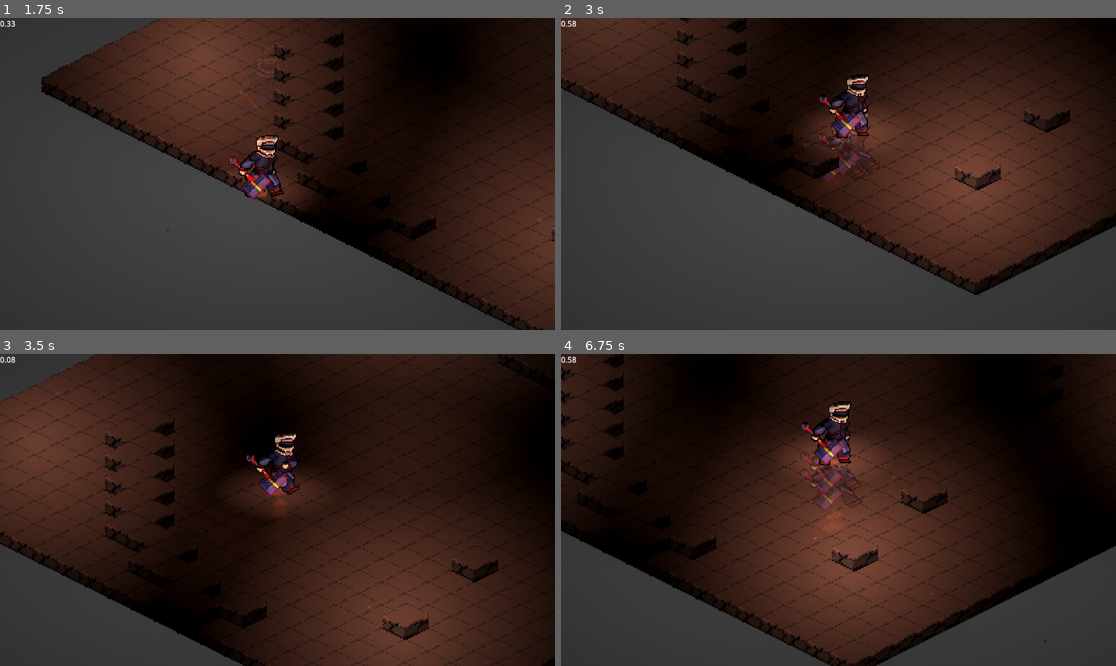
Above: before the commit, frames 1-4 (two rows, left to right).
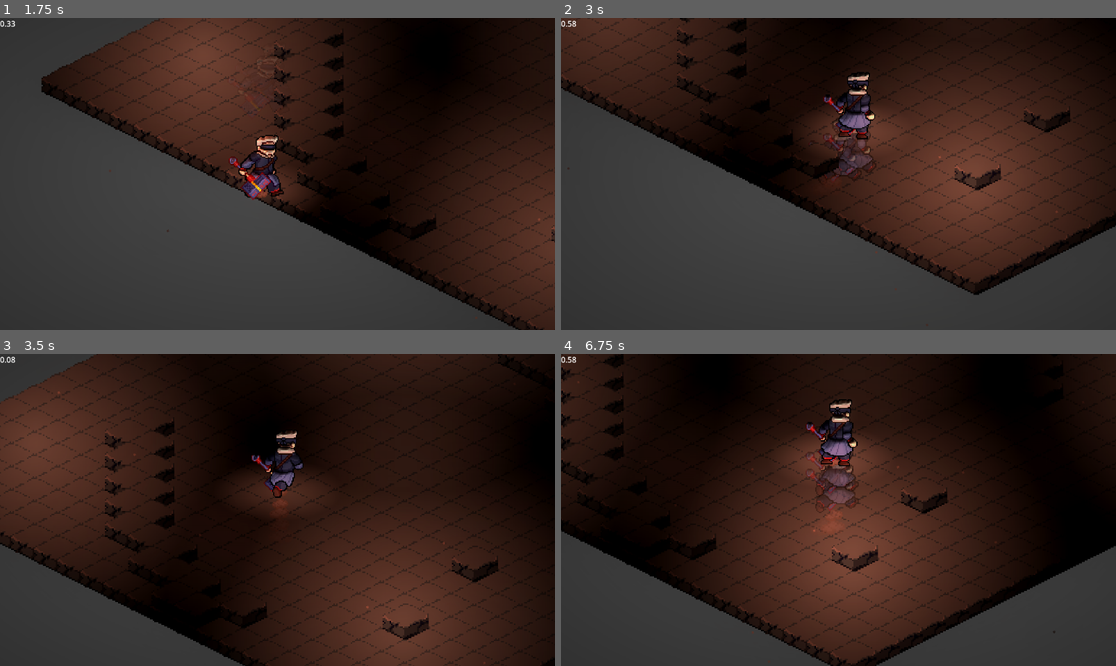
Above: after the commit, the same moments.

Repository: VoidPep/StampExorcists
Game: Godot game, scene res://scenes/tiles/tile_map.tscn
Two runs of this game, one before a commit and one after it. Both use one fixed random seed, a clock stepped at 60 frames per second and the inputs below. The engine's default icon, where the game draws it, is replaced by a stand-in: a white triangle on a blue panel in a dark square.
Inputs:
- Up to frame 1 (1.75 s): hold Right (ui_right) 0.53-1.28 s; tap Shift (dash) at 0.6, 1.35 s; tap Space at 0.77, 1.52 s; hold Down (ui_down) from 1.28 s (still down)
- Up to frame 2 (3 s): release Down (ui_down) at 2.03 s; hold Right (ui_right) 2.03-2.78 s; tap Shift (dash) at 2.1, 2.85 s; hold Up (ui_up) from 2.78 s (still down)
- Up to frame 3 (3.5 s): keep holding Up (ui_up); tap Space at 3.02 s
- Up to frame 4 (6.75 s): release Up (ui_up) at 3.53 s; hold Left (ui_left) 3.53-5.03 s; tap Shift (dash) every 0.75 s from 3.6 to 6.6 s; tap Space at 3.77, 4.52, 6.02 s; hold Down (ui_down) 5.03-5.78 s; hold Right (ui_right) 5.78-6.53 s; hold Up (ui_up) from 6.53 s (still down)

Frame 1 is identical in both runs. In frame 2, 1.4% of the frame differs, in the area x 43-90%, y 17-76%; in frame 3, 0.9%; in frame 4, 1.6%, in the area x 0-89%, y 8-93%.

Commit message:
Add new movement directions

Diff:
--- /dev/null
+++ b/art/player/resources/PlayerRunningUpLeft.tres
@@ -0,0 +1,8 @@
+[gd_resource type="CanvasTexture" format=3 uid="uid://dvc6a0w1bgrnn"]
+
+[ext_resource type="Texture2D" uid="uid://gjkfi4iq6qmp" path="res://art/player/sprite_sheet/PlayerRunningUpLeft.png" id="1_pvj6i"]
+[ext_resource type="Texture2D" uid="uid://ch0hawvilt6fn" path="res://art/player/normals/PlayerRunningUpLeft_n.png" id="2_0l4fd"]
+
+[resource]
+diffuse_texture = ExtResource("1_pvj6i")
+normal_texture = ExtResource("2_0l4fd")
--- /dev/null
+++ b/art/player/resources/PlayerRunningUpRight.tres
@@ -0,0 +1,8 @@
+[gd_resource type="CanvasTexture" format=3 uid="uid://dtdu21o5detdm"]
+
+[ext_resource type="Texture2D" uid="uid://dosy1w8t0tlpn" path="res://art/player/sprite_sheet/PlayerRunningUpRight.png" id="1_n5emo"]
+[ext_resource type="Texture2D" uid="uid://h4aifyn2go7" path="res://art/player/normals/PlayerRunningUpRight_n.png" id="2_bxxhi"]
+
+[resource]
+diffuse_texture = ExtResource("1_n5emo")
+normal_texture = ExtResource("2_bxxhi")
--- a/scenes/player/player.tscn
+++ b/scenes/player/player.tscn
@@ -7,6 +7,8 @@
 [ext_resource type="Script" uid="uid://dg2j37mgwrvo" path="res://scripts/player/player_idle.gd" id="4_lvxji"]
 [ext_resource type="Texture2D" uid="uid://62sbn0a7drrj" path="res://art/player/resources/PlayerRunningLeft.tres" id="5_5gtgg"]
 [ext_resource type="Script" uid="uid://cio6eiibetukd" path="res://scripts/player/player_dash.gd" id="5_75vfm"]
+[ext_resource type="Texture2D" uid="uid://dtdu21o5detdm" path="res://art/player/resources/PlayerRunningUpRight.tres" id="5_h17s1"]
+[ext_resource type="Texture2D" uid="uid://dvc6a0w1bgrnn" path="res://art/player/resources/PlayerRunningUpLeft.tres" id="5_je7p5"]
 [ext_resource type="Script" uid="uid://d2vsawc6gfyg3" path="res://scripts/player/player_run.gd" id="6_0owmy"]
 
 [sub_resource type="Gradient" id="Gradient_75vfm"]
@@ -257,67 +259,67 @@
 region = Rect2(448, 0, 64, 64)
 
 [sub_resource type="AtlasTexture" id="AtlasTexture_7obkq"]
-atlas = ExtResource("5_5gtgg")
+atlas = ExtResource("5_je7p5")
 region = Rect2(0, 0, 64, 64)
 
 [sub_resource type="AtlasTexture" id="AtlasTexture_vo27k"]
-atlas = ExtResource("5_5gtgg")
+atlas = ExtResource("5_je7p5")
 region = Rect2(64, 0, 64, 64)
 
 [sub_resource type="AtlasTexture" id="AtlasTexture_genst"]
-atlas = ExtResource("5_5gtgg")
+atlas = ExtResource("5_je7p5")
 region = Rect2(128, 0, 64, 64)
 
 [sub_resource type="AtlasTexture" id="AtlasTexture_niom3"]
-atlas = ExtResource("5_5gtgg")
+atlas = ExtResource("5_je7p5")
 region = Rect2(192, 0, 64, 64)
 
 [sub_resource type="AtlasTexture" id="AtlasTexture_ttakn"]
-atlas = ExtResource("5_5gtgg")
+atlas = ExtResource("5_je7p5")
 region = Rect2(256, 0, 64, 64)
 
 [sub_resource type="AtlasTexture" id="AtlasTexture_rw8a5"]
-atlas = ExtResource("5_5gtgg")
+atlas = ExtResource("5_je7p5")
 region = Rect2(320, 0, 64, 64)
 
 [sub_resource type="AtlasTexture" id="AtlasTexture_iwuka"]
-atlas = ExtResource("5_5gtgg")
+atlas = ExtResource("5_je7p5")
 region = Rect2(384, 0, 64, 64)
 
 [sub_resource type="AtlasTexture" id="AtlasTexture_hyqqp"]
-atlas = ExtResource("5_5gtgg")
+atlas = ExtResource("5_je7p5")
 region = Rect2(448, 0, 64, 64)
 
+[sub_resource type="AtlasTexture" id="AtlasTexture_tffgl"]
+atlas = ExtResource("5_h17s1")
+region = Rect2(0, 0, 64, 64)
+
 [sub_resource type="AtlasTexture" id="AtlasTexture_ds1xl"]
-atlas = ExtResource("4_5gtgg")
-region = Rect2(0, 0, 64, 64)
+atlas = ExtResource("5_h17s1")
+region = Rect2(64, 0, 64, 64)
 
 [sub_resource type="AtlasTexture" id="AtlasTexture_1u1sw"]
-atlas = ExtResource("4_5gtgg")
-region = Rect2(64, 0, 64, 64)
+atlas = ExtResource("5_h17s1")
+region = Rect2(128, 0, 64, 64)
 
 [sub_resource type="AtlasTexture" id="AtlasTexture_2t3bg"]
-atlas = ExtResource("4_5gtgg")
-region = Rect2(128, 0, 64, 64)
+atlas = ExtResource("5_h17s1")
+region = Rect2(192, 0, 64, 64)
 
 [sub_resource type="AtlasTexture" id="AtlasTexture_jrbya"]
-atlas = ExtResource("4_5gtgg")
-region = Rect2(192, 0, 64, 64)
+atlas = ExtResource("5_h17s1")
+region = Rect2(256, 0, 64, 64)
 
 [sub_resource type="AtlasTexture" id="AtlasTexture_ahqnk"]
-atlas = ExtResource("4_5gtgg")
-region = Rect2(256, 0, 64, 64)
+atlas = ExtResource("5_h17s1")
+region = Rect2(320, 0, 64, 64)
 
 [sub_resource type="AtlasTexture" id="AtlasTexture_vb1ce"]
-atlas = ExtResource("4_5gtgg")
-region = Rect2(320, 0, 64, 64)
+atlas = ExtResource("5_h17s1")
+region = Rect2(384, 0, 64, 64)
 
 [sub_resource type="AtlasTexture" id="AtlasTexture_0ncpa"]
-atlas = ExtResource("4_5gtgg")
-region = Rect2(384, 0, 64, 64)
-
-[sub_resource type="AtlasTexture" id="AtlasTexture_upxxc"]
-atlas = ExtResource("4_5gtgg")
+atlas = ExtResource("5_h17s1")
 region = Rect2(448, 0, 64, 64)
 
 [sub_resource type="SpriteFrames" id="SpriteFrames_qek5x"]
@@ -498,6 +500,9 @@
 }, {
 "frames": [{
 "duration": 1.0,
+"texture": SubResource("AtlasTexture_tffgl")
+}, {
+"duration": 1.0,
 "texture": SubResource("AtlasTexture_ds1xl")
 }, {
 "duration": 1.0,
@@ -517,9 +522,6 @@
 }, {
 "duration": 1.0,
 "texture": SubResource("AtlasTexture_0ncpa")
-}, {
-"duration": 1.0,
-"texture": SubResource("AtlasTexture_upxxc")
 }],
 "loop": true,
 "name": &"running_up_right",
@@ -578,7 +580,7 @@
 texture_filter = 1
 scale = Vector2(3, 3)
 sprite_frames = SubResource("SpriteFrames_qek5x")
-animation = &"running_down_left"
+animation = &"running_up_left"
 offset = Vector2(0, -28)
 
 [node name="StateMachine" type="Node2D" parent="Brain" unique_id=1440464057 node_paths=PackedStringArray("initial_state")]
--- a/scenes/tiles/tile_map.tscn
+++ b/scenes/tiles/tile_map.tscn
@@ -71,7 +71,7 @@
 amount = 100
 lifetime = 6.0
 randomness = 0.5
-visibility_rect = Rect2(-2000, -2000, 2000, 2000)
+visibility_rect = Rect2(-2000, -2000, 4000, 4000)
 process_material = SubResource("ParticleProcessMaterial_dgahj")
 
 [node name="Y_SortLayer" type="Node2D" parent="Enviroment" unique_id=1380398732]
Binary file added: art/player/normals/PlayerRunningUpLeft_n.png
Not shown, added: art/player/normals/PlayerRunningUpLeft_n.png.import
Binary file added: art/player/normals/PlayerRunningUpRight_n.png
Not shown, added: art/player/normals/PlayerRunningUpRight_n.png.import
Binary file added: art/player/sprite_sheet/PlayerRunningUpLeft.png
Not shown, added: art/player/sprite_sheet/PlayerRunningUpLeft.png.import
Binary file added: art/player/sprite_sheet/PlayerRunningUpRight.png
Not shown, added: art/player/sprite_sheet/PlayerRunningUpRight.png.import
